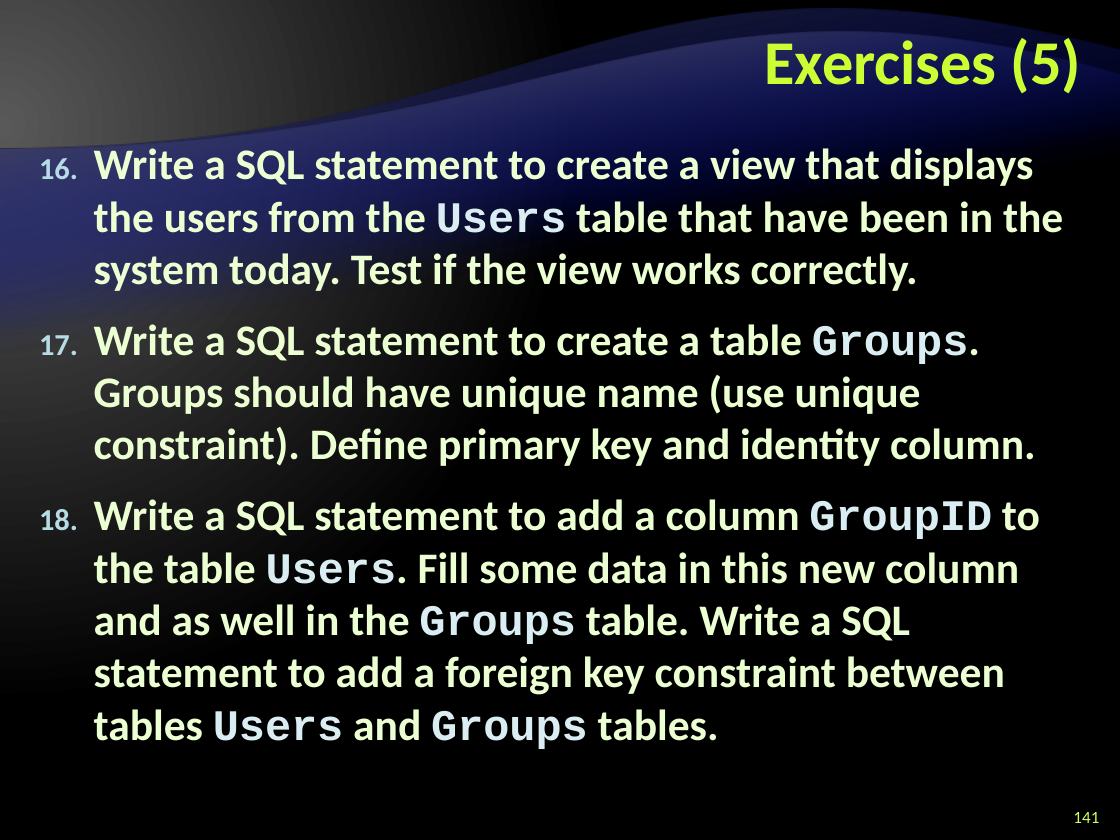
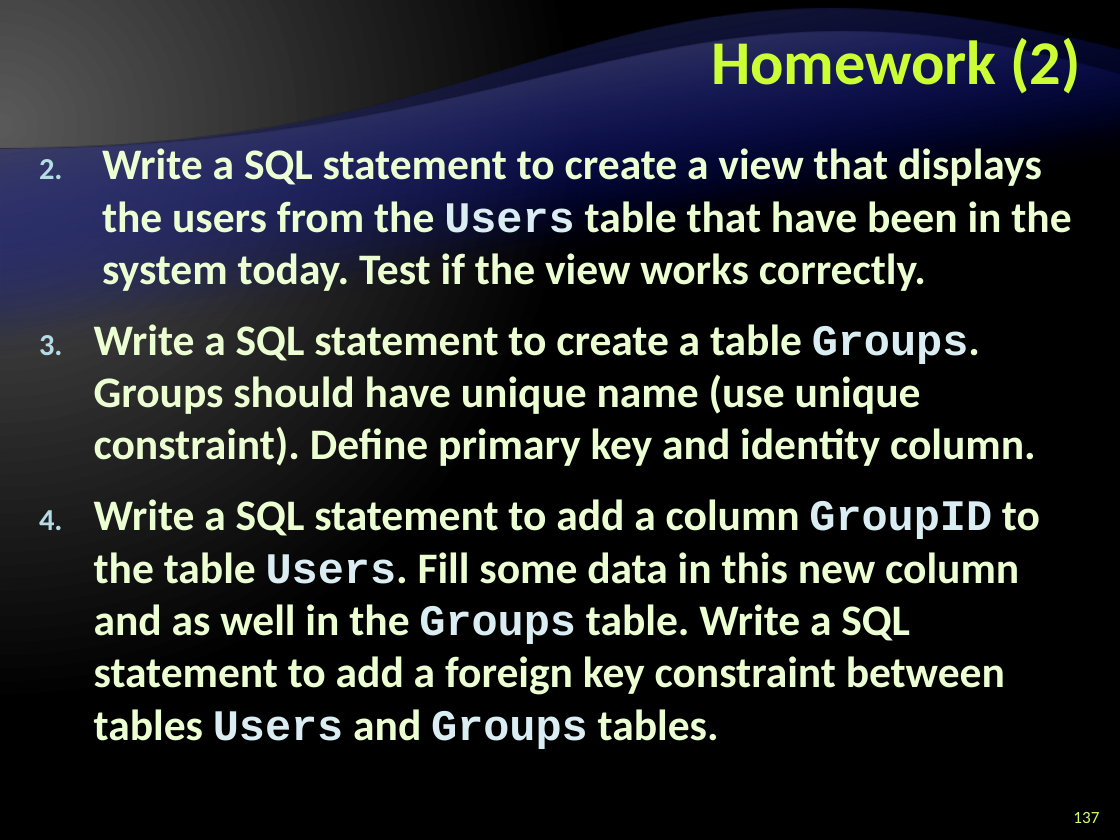
Before and after one commit to Lockheed01/aspnet-mvc-course, a slide deck: slide 137 of Lectures/5. Databases, SQL and MS SQL Server/Databases, SQL and MS SQL Server.pptx (slide 141 before the commit). Drawn at 1120x840 pixels with LibreOffice and Linux fonts; fonts in the diff are those of the drawing; background and template pictures are left out. Boxes give left, top, right and bottom in pixels: in the first picture for what was removed or moved away, otherwise in the second. Text is boxed around its words. In the diff, an @@ line names an element or a change of style, - is before the commit and + after.

```diff
--- a/Lectures/5. Databases, SQL and MS SQL Server/Databases, SQL and MS SQL Server.pptx
+++ b/Lectures/5. Databases, SQL and MS SQL Server/Databases, SQL and MS SQL Server.pptx
@@ title at (x1=711, y1=32, x2=1081, y2=94): text changed @@
-Exercises (5)
+Homework (2)
@@ text "Write a SQL statement to ..." at (x1=94, y1=148, x2=1071, y2=749): indent changed @@
@@ page number at (x1=1073, y1=812, x2=1099, y2=823): text changed @@
-141
+137
```
Also in this commit, not shown: 3 other slides changed, 14 slides removed.
